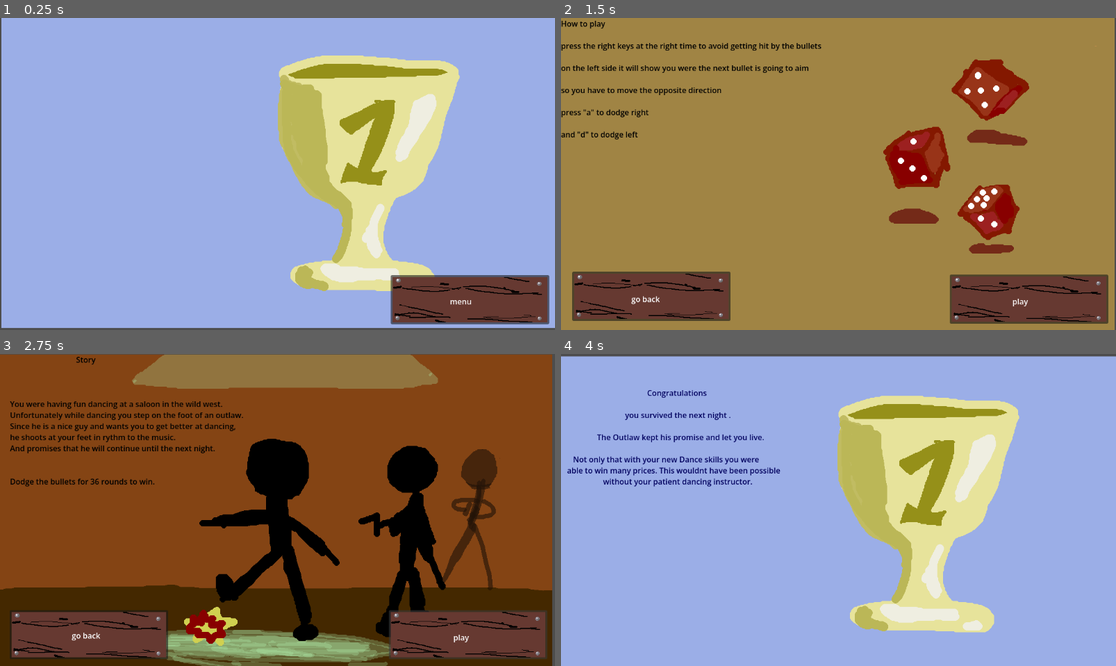
Above: before the commit, frames 1-4 (two rows, left to right).
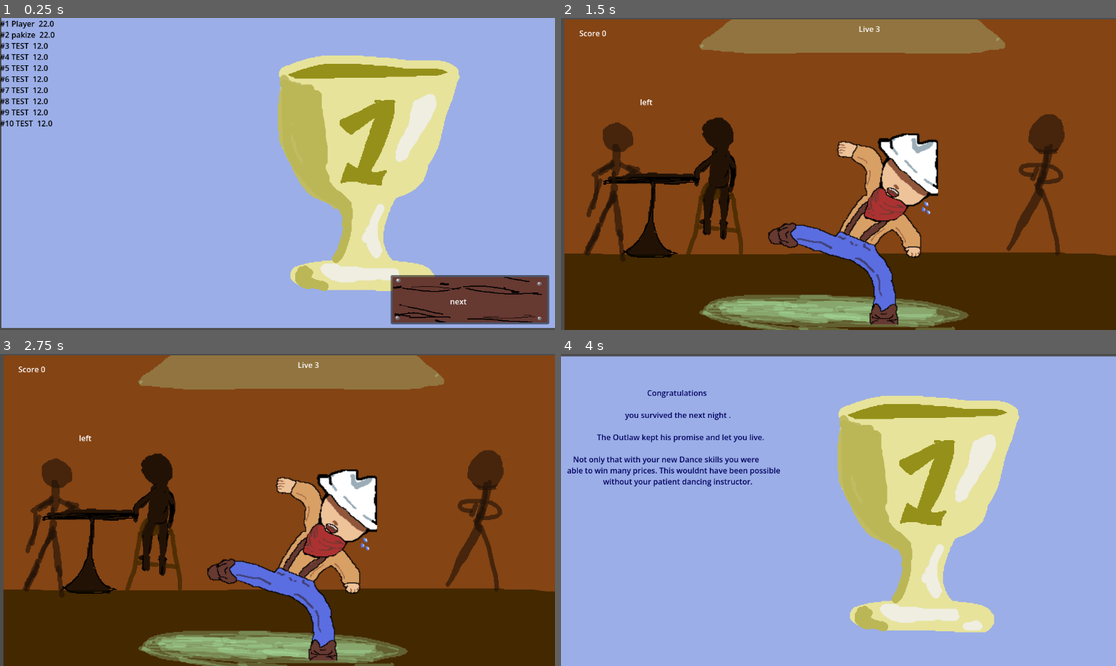
Above: after the commit, the same moments.

Repository: pakized/dancing-in-the-wild-west
Game: Godot game, scene res://Scenes/Menu/Highscore.tscn
Two runs of this game, one before a commit and one after it. Both use one fixed random seed, a clock stepped at 60 frames per second and the inputs below. This scene is started directly instead of the project's main scene.
Inputs (mouse positions are in pixels of both pictures, inside the frame that each line leads up to):
- Up to frame 1 (0.25 s): no input
- Up to frame 2 (1.5 s): click "menu" (after the commit: "next") at 0.5 s; click "how to play" (after the commit: "try again") at 1.25 s
- Up to frame 3 (2.75 s): click (466, 634) at 2 s, where only the run before the commit has a clickable "play"
- Up to frame 4 (4 s): click (1027, 634) at 2.75 s, where only the run before the commit has a clickable "play"; hold A (moveRight) from 3.53 s (still down); hold P from 3.53 s (still down)

The runs differ from the first frame. In frame 1, 0.9% of the frame differs, in the area x 0-85%, y 0-92%; in frame 2, 94%, in the area x 0-100%, y 0-100%; in frame 3, 34%; in frame 4, nothing differs.

Commit message:
Highscoreboard

Diff:
--- a/HighscoreManager.gd
+++ b/HighscoreManager.gd
@@ -1,11 +1,38 @@
 extends Node
+
+var score = 0
+const SAVEPATH = "res://JSON/highscores.json"
 
 
 # Called when the node enters the scene tree for the first time.
 func _ready() -> void:
-	pass # Replace with function body.
-
+	save_score("TEST", 12)
 
 # Called every frame. 'delta' is the elapsed time since the previous frame.
 func _process(delta: float) -> void:
 	pass
+func save_score(player_name: String, score: int):
+	var scores = load_scores()
+	scores.append({
+		"name": player_name,
+		"score": score
+	})
+	scores.sort_custom(func(a, b): return a.score > b.score)
+	if scores.size() > 10:
+		scores = scores.slice(0, 10)
+	var file = FileAccess.open(SAVEPATH, FileAccess.WRITE)
+	file.store_string(JSON.stringify(scores))
+	file.close()
+
+func load_scores():
+	if not FileAccess.file_exists(SAVEPATH):
+		return []
+
+	var file = FileAccess.open(SAVEPATH, FileAccess.READ)
+	var content = file.get_as_text()
+	file.close()
+	var data = JSON.parse_string(content)
+	if typeof(data) == TYPE_ARRAY:
+		return data
+	else:
+		return []
--- /dev/null
+++ b/JSON/highscores.json
@@ -0,0 +1 @@
+[{"name":"Player","score":22.0},{"name":"pakize","score":22.0},{"name":"TEST","score":12.0},{"name":"TEST","score":12.0},{"name":"TEST","score":12.0},{"name":"TEST","score":12.0},{"name":"TEST","score":12.0},{"name":"TEST","score":12.0},{"name":"TEST","score":12},{"name":"Player","score":2.0}]
--- a/Scenes/Menu/Highscore.tscn
+++ b/Scenes/Menu/Highscore.tscn
@@ -1,10 +1,12 @@
 [gd_scene format=3 uid="uid://b88kc1pk276uq"]
 
 [ext_resource type="Script" uid="uid://dxfrf5t6rygha" path="res://Scripts/UI/Highscore/menu.gd" id="1_6m4eu"]
+[ext_resource type="Script" uid="uid://cebxp3xdpdhg7" path="res://Scripts/UI/Highscore/highscore.gd" id="1_oeadk"]
 [ext_resource type="Texture2D" uid="uid://coxsk74j8bf6j" path="res://Assets/UI/ButtonMainMenu.png" id="2_01oqj"]
 [ext_resource type="Texture2D" uid="uid://cvshngn80uuji" path="res://Assets/UI/Ending.png" id="3_oeadk"]
 
 [node name="Node2D" type="Node2D" unique_id=1464504979]
+script = ExtResource("1_oeadk")
 
 [node name="Control" type="Control" parent="." unique_id=1755413339]
 layout_mode = 3
@@ -27,7 +29,13 @@
 offset_top = 43.0
 offset_right = 163.0
 offset_bottom = 66.0
-text = "menu"
+text = "next"
+
+[node name="RichTextLabel" type="RichTextLabel" parent="Control" unique_id=1741479842]
+layout_mode = 0
+offset_right = 813.0
+offset_bottom = 641.0
+theme_override_colors/default_color = Color(0, 0, 0, 1)
 
 [node name="Sprite2D" type="Sprite2D" parent="." unique_id=2063892468]
 z_index = -6
--- /dev/null
+++ b/Scenes/Menu/write_name.tscn
@@ -0,0 +1,51 @@
+[gd_scene format=3 uid="uid://wqjokbt1rn6s"]
+
+[ext_resource type="Texture2D" uid="uid://88xtkrl3tb5e" path="res://Assets/UI/Game.png" id="1_60uqv"]
+[ext_resource type="Script" uid="uid://cxo3fwqwfjxbv" path="res://Scripts/UI/Highscore/write_name.gd" id="1_pkjkk"]
+[ext_resource type="Texture2D" uid="uid://coxsk74j8bf6j" path="res://Assets/UI/ButtonMainMenu.png" id="2_pkjkk"]
+
+[node name="WriteName" type="Node2D" unique_id=452109230]
+script = ExtResource("1_pkjkk")
+
+[node name="Sprite2D" type="Sprite2D" parent="." unique_id=1452314528]
+position = Vector2(573, 327)
+texture = ExtResource("1_60uqv")
+
+[node name="Control" type="Control" parent="." unique_id=1080814775]
+layout_mode = 3
+anchors_preset = 0
+offset_right = 1146.0
+offset_bottom = 649.0
+
+[node name="LineEdit" type="LineEdit" parent="Control" unique_id=1796529070]
+layout_mode = 0
+offset_left = 432.0
+offset_top = 273.0
+offset_right = 781.0
+offset_bottom = 337.0
+
+[node name="Label" type="Label" parent="Control" unique_id=1696089451]
+layout_mode = 0
+offset_left = 528.0
+offset_top = 242.0
+offset_right = 722.0
+offset_bottom = 285.0
+text = "Enter your name"
+
+[node name="Button" type="Button" parent="Control" unique_id=717934230]
+layout_mode = 0
+offset_left = 443.0
+offset_top = 356.0
+offset_right = 772.0
+offset_bottom = 458.0
+theme_override_icons/icon = ExtResource("2_pkjkk")
+
+[node name="Label" type="Label" parent="Control/Button" unique_id=685285643]
+layout_mode = 0
+offset_left = 138.0
+offset_top = 43.0
+offset_right = 178.0
+offset_bottom = 66.0
+text = "Confirm"
+
+[connection signal="pressed" from="Control/Button" to="." method="_on_button_pressed"]
--- a/Scripts/Game/game.gd
+++ b/Scripts/Game/game.gd
@@ -5,37 +5,10 @@
 var counter = 0
 var animatedSpritePlayer: AnimatedSprite2D
 var live
-var score = 0
 var liveLost = 0
-#const SAVEPATH = "res://Scripts/highscores.json"
-#
-#
-#func save_score(player_name: String, score: int):
-	#var scores = load_scores()
-	#scores.append({
-		#"name": player_name,
-		#"score": score
-	#})
-	#scores.sort_custom(func(a, b): return a.score > b.score)
-	#if scores.size() > 10:
-		#scores = scores.slice(0, 10)
-	#var file = FileAccess.open(SAVEPATH, FileAccess.WRITE)
-	#file.store_string(JSON.stringify(scores))
-	#file.close()
-#
-#
-#func load_scores():
-	#if not FileAccess.file_exists(SAVEPATH):
-		#return []
-	#
-	#var file = FileAccess.open(SAVEPATH, FileAccess.READ)
-	#var content = file.get_as_text()
-	#file.close()
-	#var data = JSON.parse_string(content)
-	#if typeof(data) == TYPE_ARRAY:
-		#return data
-	#else:
-		#return []
+
+
+
 
 
 
@@ -43,12 +16,14 @@
 func on_player_hit():
 	live -= 1
 	liveLost += 1
+	if  HighscoreManager.score != 0:
+		HighscoreManager.score = HighscoreManager.score -1
 	$Player/AudioStreamPlayer2D.play()
 
 func _ready() -> void:
 	live = 3
 	$Live.text = "Live %d" % live
-	$Score.text = "Score %d" % score
+	$Score.text = "Score %d" % HighscoreManager.score
 	animatedSpritePlayer  = $Player.get_node("AnimatedSprite2D")
 	$ExplosionLeft.monitoring = false
 	$ExplosionRight.monitoring = false
@@ -68,7 +43,7 @@
 
 func start_sequence() -> void:
 	counter += 1
-	score = counter - liveLost
+	HighscoreManager.score = HighscoreManager.score + 1
 	# Dynamische Wartezeit
 	var wait_time := 2.0
 	if counter >= 20:
@@ -107,12 +82,15 @@
 	animatedSpritePlayer.frame = 1
 
 
-	$Score.text = "Score %d" % score
+	$Score.text = "Score %d" % HighscoreManager.score
 	$Live.text = "Live %d" % live
 	if live == 0:
-		get_tree().change_scene_to_file("res://Scenes/GameOver.tscn")
-	if score >=36:
-		get_tree().change_scene_to_file("res://Scenes/EndingScene.tscn")
+		get_tree().change_scene_to_file("res://Scenes/Menu/write_name.tscn")
+
+#		get_tree().change_scene_to_file("res://Scenes/GameOver.tscn")
+
+	#if HighscoreManager.score >=36:
+		#get_tree().change_scene_to_file("res://Scenes/EndingScene.tscn")
 
 	# Wieder freigeben
 	waiting = true
--- /dev/null
+++ b/Scripts/UI/Highscore/highscore.gd
@@ -0,0 +1,14 @@
+extends Node2D
+
+func _ready() -> void:
+	var scores = HighscoreManager.load_scores()
+
+	$Control/RichTextLabel.clear()
+
+	var rank = 1
+
+	for score in scores:
+		$Control/RichTextLabel.append_text(
+			"#" + str(rank) + " " + score["name"] + "  " + str(score["score"]) + "\n"
+		)
+		rank += 1
--- a/Scripts/UI/Highscore/menu.gd
+++ b/Scripts/UI/Highscore/menu.gd
@@ -12,4 +12,6 @@
 
 
 func _on_button_2_pressed() -> void:
-	get_tree().change_scene_to_file("res://Scenes/Menu/MainMenu.tscn")
+	if HighscoreManager.score >= 36:
+		get_tree().change_scene_to_file("res://Scenes/EndingScene.tscn")
+	get_tree().change_scene_to_file("res://Scenes/GameOver.tscn")
--- /dev/null
+++ b/Scripts/UI/Highscore/write_name.gd
@@ -0,0 +1,15 @@
+extends Node2D
+
+func _ready():
+	$Control/LineEdit.grab_focus()  # Cursor direkt aktiv
+# Button gedrückt
+func _on_button_pressed():
+	var player_name = $Control/LineEdit.text
+
+	if player_name.strip_edges() == "":
+		player_name = "Unknown"
+
+	HighscoreManager.save_score(player_name, HighscoreManager.score)
+
+	# Wechsel zur Highscore Tabelle
+	get_tree().change_scene_to_file("res://Scenes/Menu/Highscore.tscn")
--- /dev/null
+++ b/Scripts/highscores.json
@@ -0,0 +1 @@
+[{"name":"dd","score":3.0},{"name":"dd","score":3.0},{"name":"dd","score":3.0},{"name":"dd","score":3.0},{"name":"dd","score":3.0},{"name":"dd","score":2.0},{"name":"dd","score":1.0},{"name":"dd","score":1.0},{"name":"dd","score":1}]
--- a/project.godot
+++ b/project.godot
@@ -14,6 +14,14 @@
 run/main_scene="res://Scenes/Menu/MainMenu.tscn"
 config/features=PackedStringArray("4.6", "Forward Plus")
 config/icon="res://icon.svg"
+
+[audio]
+
+buses/default_bus_layout="uid://mxnn7mb4w68r"
+
+[autoload]
+
+HighscoreManager="*uid://uvdwm5mrsl07"
 
 [input]
 
Not shown, added: Scripts/UI/Highscore/highscore.gd.uid
Not shown, added: Scripts/UI/Highscore/write_name.gd.uid
